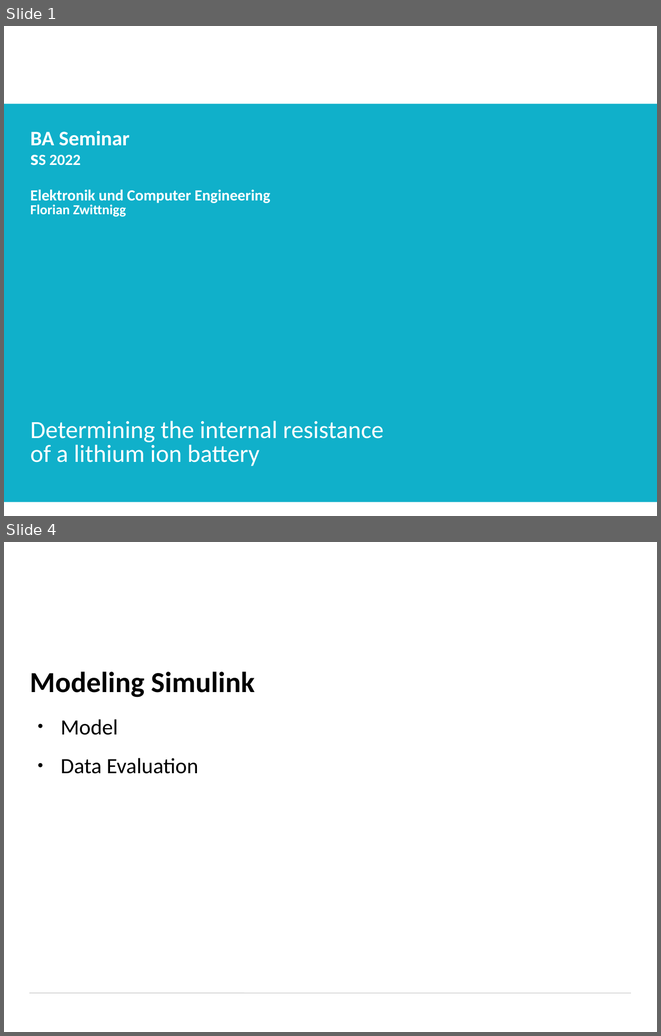
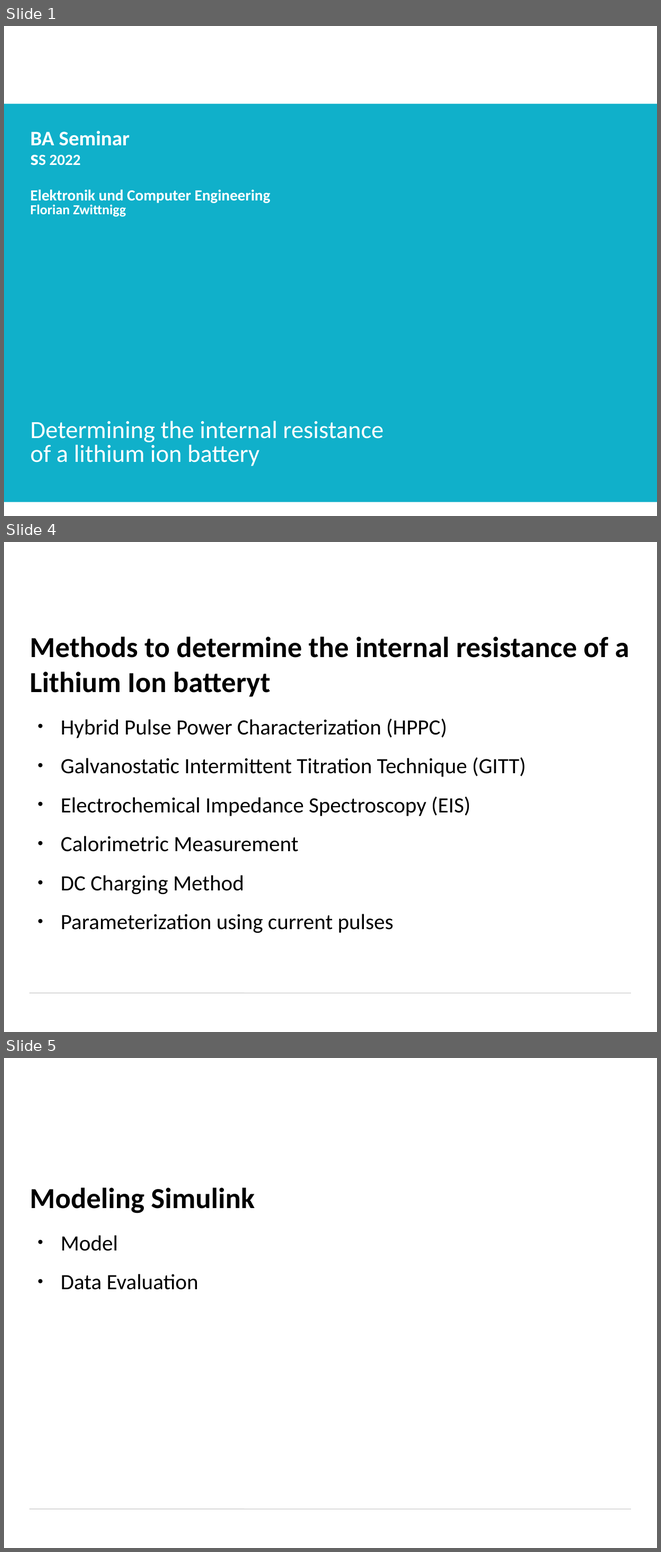
Before and after one commit to Flolicious/BA, a slide deck: BA_Presentation.odp. Shown one above the other, each under a label of ours: slides 1 and 4 before the commit, slides 1, 4 and 5 after it; the slides between them are not shown. The pictures are 661x1036 and 661x1552 pixels, drawn with LibreOffice and Linux fonts; fonts in the diff are those of the drawing; background and template pictures are left out. Boxes give left, top, right and bottom in pixels: in the first picture for what was removed or moved away, otherwise in the second. Text is boxed around its words. In the diff, an @@ line names an element or a change of style, - is before the commit and + after.

```diff
--- a/BA_Presentation.odp
+++ b/BA_Presentation.odp
@@ slide 4 added at box(4, 542, 657, 1032), background #FFFFFF; not listed: 1 template element that a slide beside it also shows @@
@@ title added at box(30, 636, 629, 697), 32 pt, text #000000, bold @@
+Methods to determine the internal resistance of a Lithium Ion batteryt
@@ text added at box(61, 718, 526, 933), 24 pt, text #000000 @@
+● Hybrid Pulse Power Characterization (HPPC)
+● Galvanostatic Intermittent Titration Technique (GITT)
+● Electrochemical Impedance Spectroscopy (EIS)
+● Calorimetric Measurement
+● DC Charging Method
+● Parameterization using current pulses
@@ what was slide 4 is now slide 5 @@
```
Also in this commit, not shown: 2 slides changed, 2 other files.
